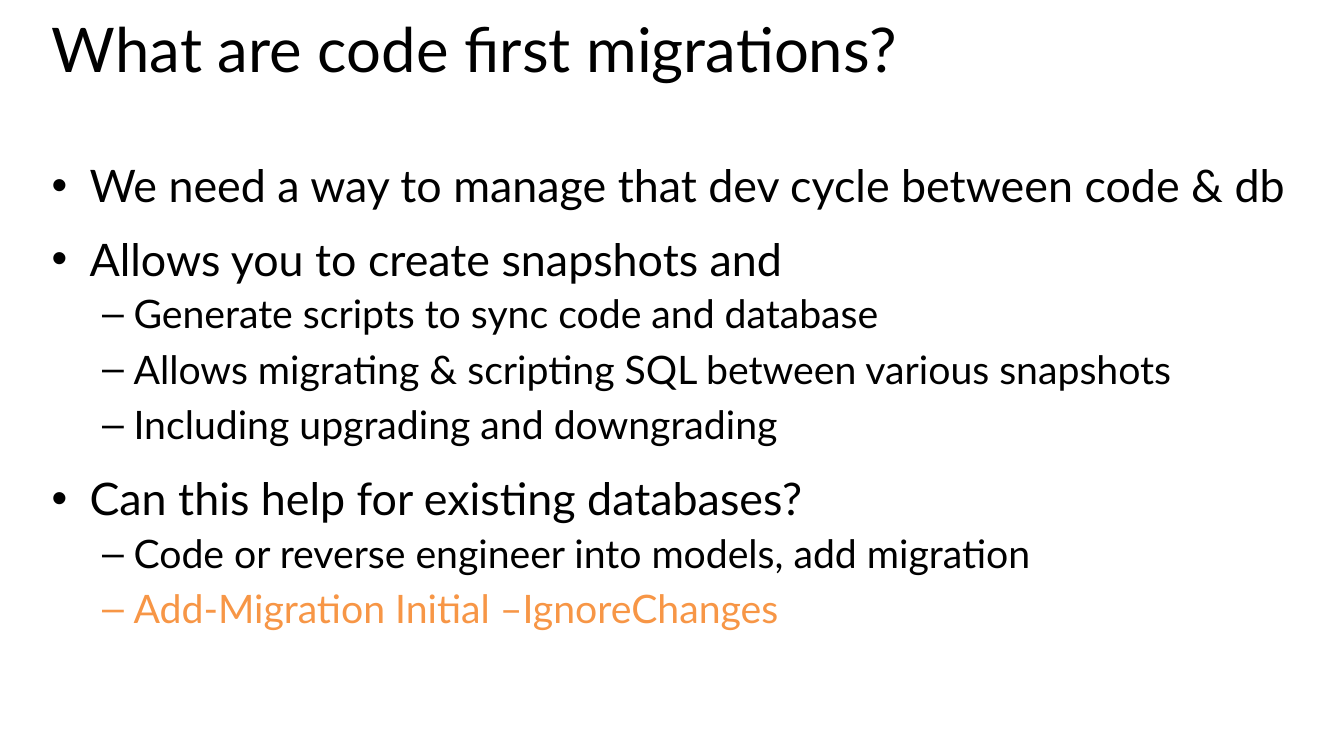
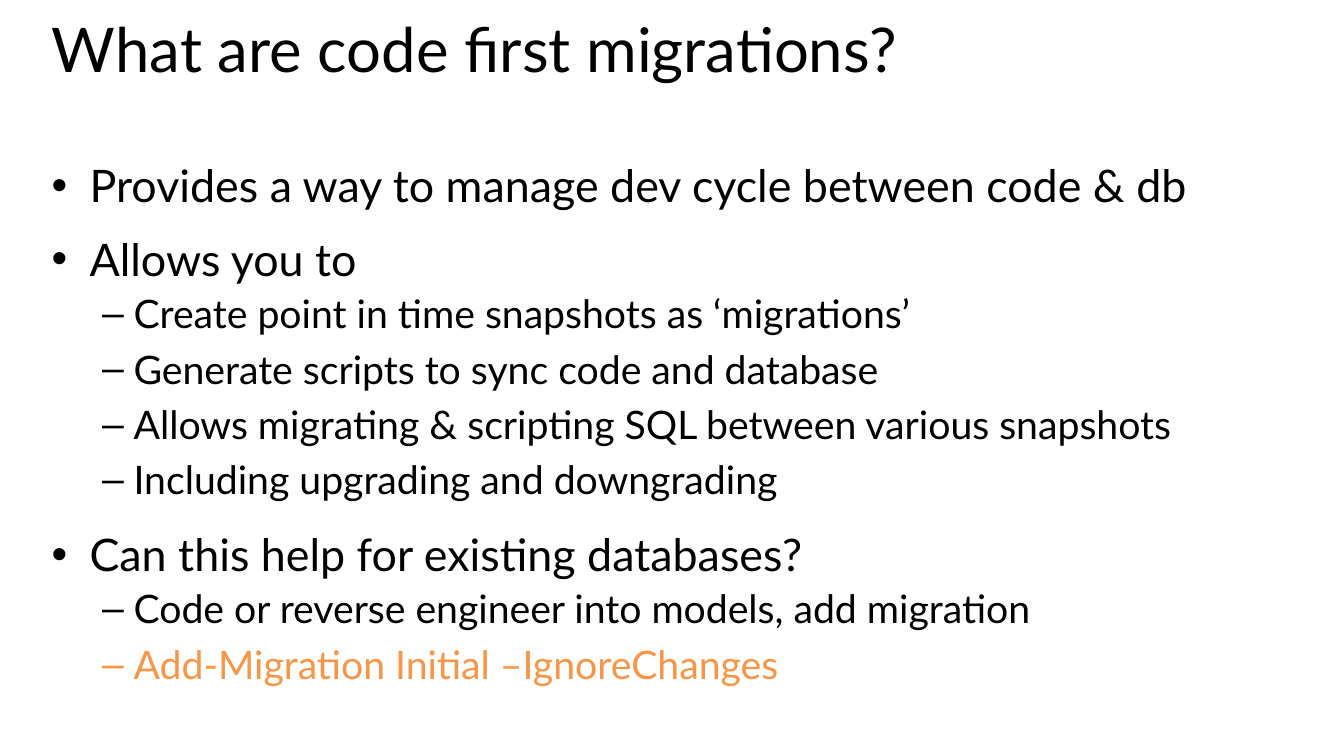
Before and after one commit to xuemiantao/EntityFramework, a slide deck: slide 17 of Slides/04 - Managing the Database.pptx. Drawn at 1344x756 pixels with LibreOffice and Linux fonts; fonts in the diff are those of the drawing. Boxes give left, top, right and bottom in pixels: in the first picture for what was removed or moved away, otherwise in the second. Text is boxed around its words. In the diff, an @@ line names an element or a change of style, - is before the commit and + after.

```diff
--- a/Slides/04 - Managing the Database.pptx
+++ b/Slides/04 - Managing the Database.pptx
@@ text at (x1=90, y1=169, x2=1186, y2=335): text changed @@
-• We need a way to manage that dev cycle between code & db
-• Allows you to create snapshots and
+• Provides a way to manage dev cycle between code & db
+• Allows you to
+  – Create point in time snapshots as ‘migrations’
```
Also in this commit, not shown: 1 other slide changed, 2 slides added, 2 other files.
